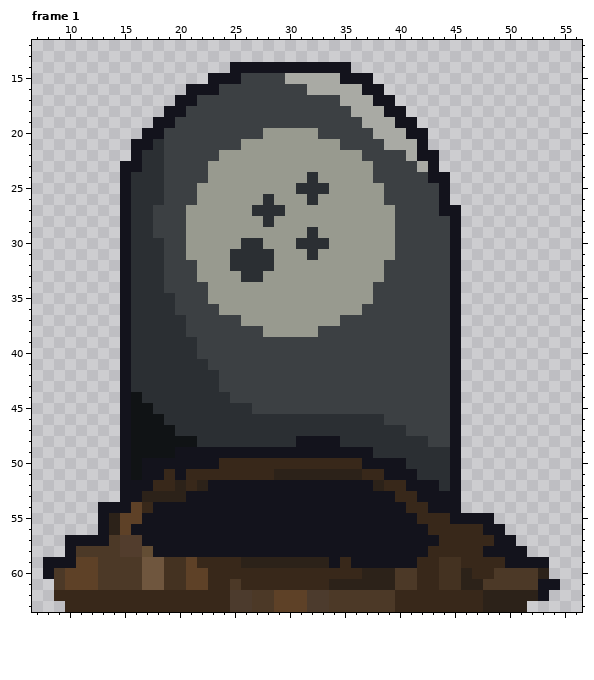
Two versions of one pixel-art file, art_wip/zombie.aseprite. The picture above was drawn from the file before the commit.
64x64 pixels, 10 frames. Colours within 5 levels of each other are drawn and written as one. Shown: frame 1: x 7..56, y 12..63. The commit also changed other frames, which this record leaves out.
The result:
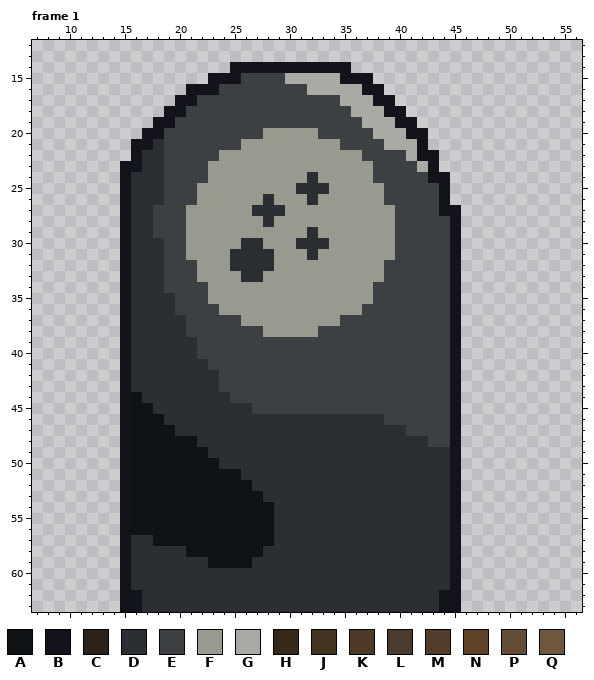
Palette (. is transparent): A #101315  B #13131c  C #2c2219  D #2b2f33  E #3c4043  F #989a8f  G #a9aaa4  H #38281a  J #443221  K #4c3927  L #4c3b2d  M #523d2d  N #5e4127  P #634d34  Q #6f563e
The exact change:
layer "tombstone" now hidden
layer "tombstone Copy Copy" added
layer "hole" now hidden
layer "head" now hidden
layer "dirt" now hidden
Frame 1:
y 48: x 31..34 BBBB -> DDDD
y 49: x 20..37 BBBBBBBBBBBBBBBBBB -> AAADDDDDDDDDDDDDDD
y 50: x 17..40 BBBBBBBHHHHHHHHHHHHHBBBB -> AAAAAAADDDDDDDDDDDDDDDDD
y 51: x 17..41 BBHBHHHHHHHHCCCCCCCCHHBBB -> AAAAAAAAADDDDDDDDDDDDDDDD
y 52: x 16..43 BBHHCHCBBBBBBBBBBBBBBBCHHBBB -> AAAAAAAAAAADDDDDDDDDDDDDDDDD
y 53: x 16..44 BCCCCBBBBBBBBBBBBBBBBBBBHHBBB -> AAAAAAAAAAAADDDDDDDDDDDDDDDDD
y 54: x 13..14 BB -> ..; x 16..44 NHBBBBBBBBBBBBBBBBBBBBBBBHHBB -> AAAAAAAAAAAAADDDDDDDDDDDDDDDD
y 55: x 13..44 BCNNBBBBBBBBBBBBBBBBBBBBBBBBBHHH -> ..BAAAAAAAAAAAAADDDDDDDDDDDDDDDD; x 46..48 BBB -> ...
y 56: x 13..49 BCNBBBBBBBBBBBBBBBBBBBBBBBBBBBHHHHHBB -> ..BAAAAAAAAAAAAADDDDDDDDDDDDDDDDB....
y 57: x 10..50 BBBBKMMBBBBBBBBBBBBBBBBBBBBBBBBBBBHHHHHBB -> .....BDDAAAAAAAAAAADDDDDDDDDDDDDDDDB.....
y 58: x 10..51 BKKKKMMPBBBBBBBBBBBBBBBBBBBBBBBBBHHHHHBBBB -> .....BDDDDDAAAAAAADDDDDDDDDDDDDDDDDB......
y 59: x 8..53 BBBNNKKKKQQJJNHHHHCCCCCCCCBHBBBBBBHHJJHHHHBBBB -> .......BDDDDDDDAAAADDDDDDDDDDDDDDDDDDB........
y 60: x 8..53 BKNNNKKKKQQJJNNHHHHHHHHHHHHHHCCCKKHHJJCHHKKKKC -> .......BDDDDDDDDDDDDDDDDDDDDDDDDDDDDDB........
y 61: x 9..54 KNNNKKKKQQJJNNHHKHHHHHHHHCCCCCCKKHHJJCCKKKKKBB -> ......BDDDDDDDDDDDDDDDDDDDDDDDDDDDDDB.........
y 62: x 9..53 HHHHHHHHHHHHHHHHLLKKNNNLLKKKKKKHHHHHHHHCCCCCB -> ......BBDDDDDDDDDDDDDDDDDDDDDDDDDDDBB........
y 63: x 10..51 HHHHHHHHHHHHHHHLLKKNNNLLKKKKKKHHHHHHHHCCCC -> .....BBDDDDDDDDDDDDDDDDDDDDDDDDDDDBB......
Where, in picture pixels (left, top, right, bottom), the same in both pictures:
changed: (43, 436, 560, 612)
